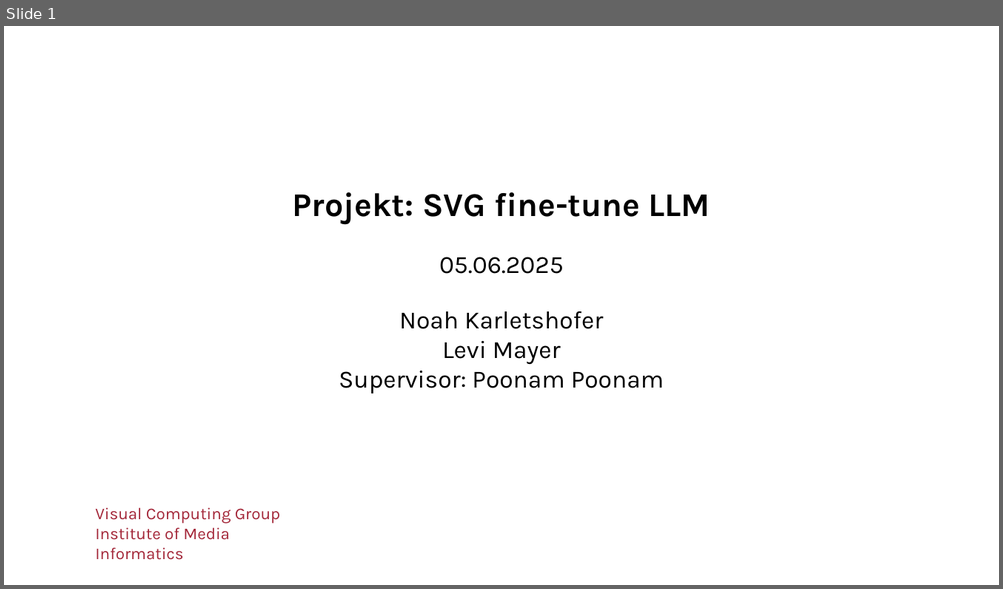
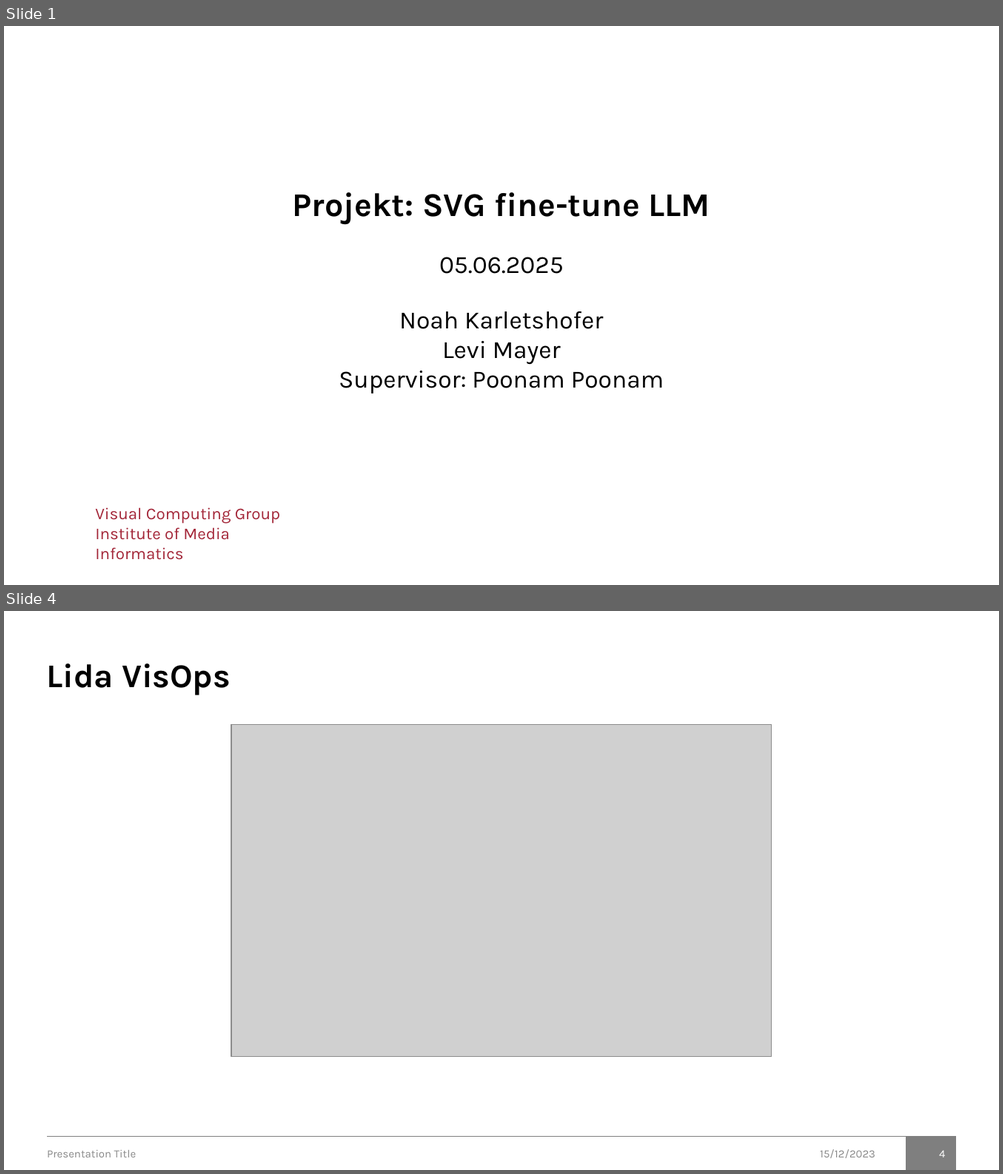
Before and after one commit to brickie-Noah/Lida-project, a slide deck: Presentation.pptx. Shown one above the other, each under a label of ours: slide 1 before the commit, slides 1 and 4 after it; the slides between them are not shown. The pictures are 1003x589 and 1003x1174 pixels, drawn with LibreOffice and Linux fonts; fonts in the diff are those of the drawing; grey boxes stand for pictures; background and template pictures are left out. Boxes give left, top, right and bottom in pixels: in the first picture for what was removed or moved away, otherwise in the second. Text is boxed around its words. In the diff, an @@ line names an element or a change of style, - is before the commit and + after.

```diff
--- a/Presentation.pptx
+++ b/Presentation.pptx
@@ slide 4 added at (4, 611, 999, 1170), background #FFFFFF @@
@@ title added at (46, 664, 230, 695), 24 pt, text #000000, bold @@
+Lida VisOps
@@ picture added at (230, 724, 771, 1056) @@
@@ line added from (47, 1137) to (956, 1137), #7F7F7F 0.75 pt @@
@@ rectangle added at (905, 1137, 955, 1170), fill #7F7F7F @@
@@ text added at (47, 1150, 136, 1158), 8 pt, text #888888 @@
+Presentation Title
@@ text added at (819, 1150, 875, 1159), 8 pt, text #888888 @@
+15/12/2023
@@ page number added at (939, 1150, 945, 1158), 8 pt, text #FFFFFF @@
+4
```
Also in this commit, not shown: 5 slides changed, 2 other slides added, 2 slides removed.
